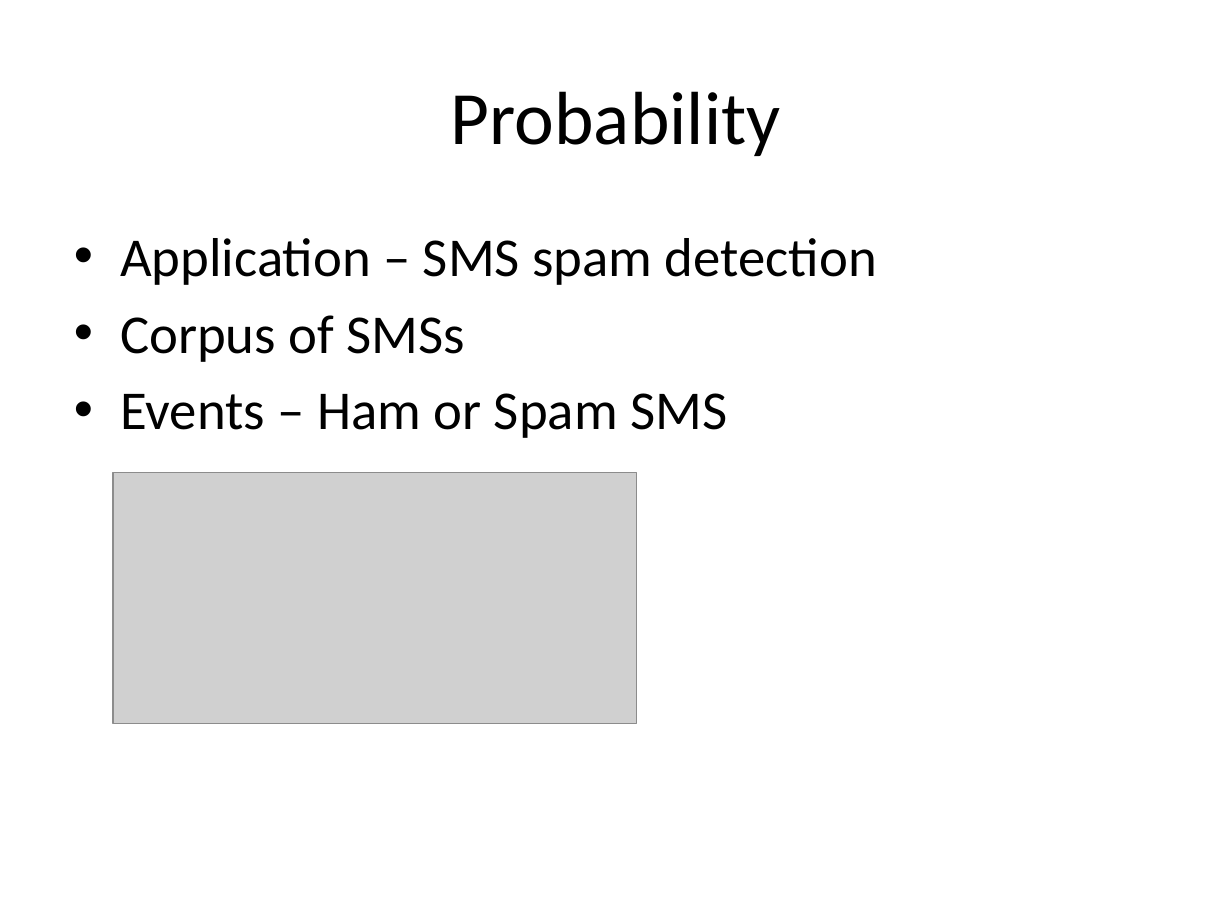
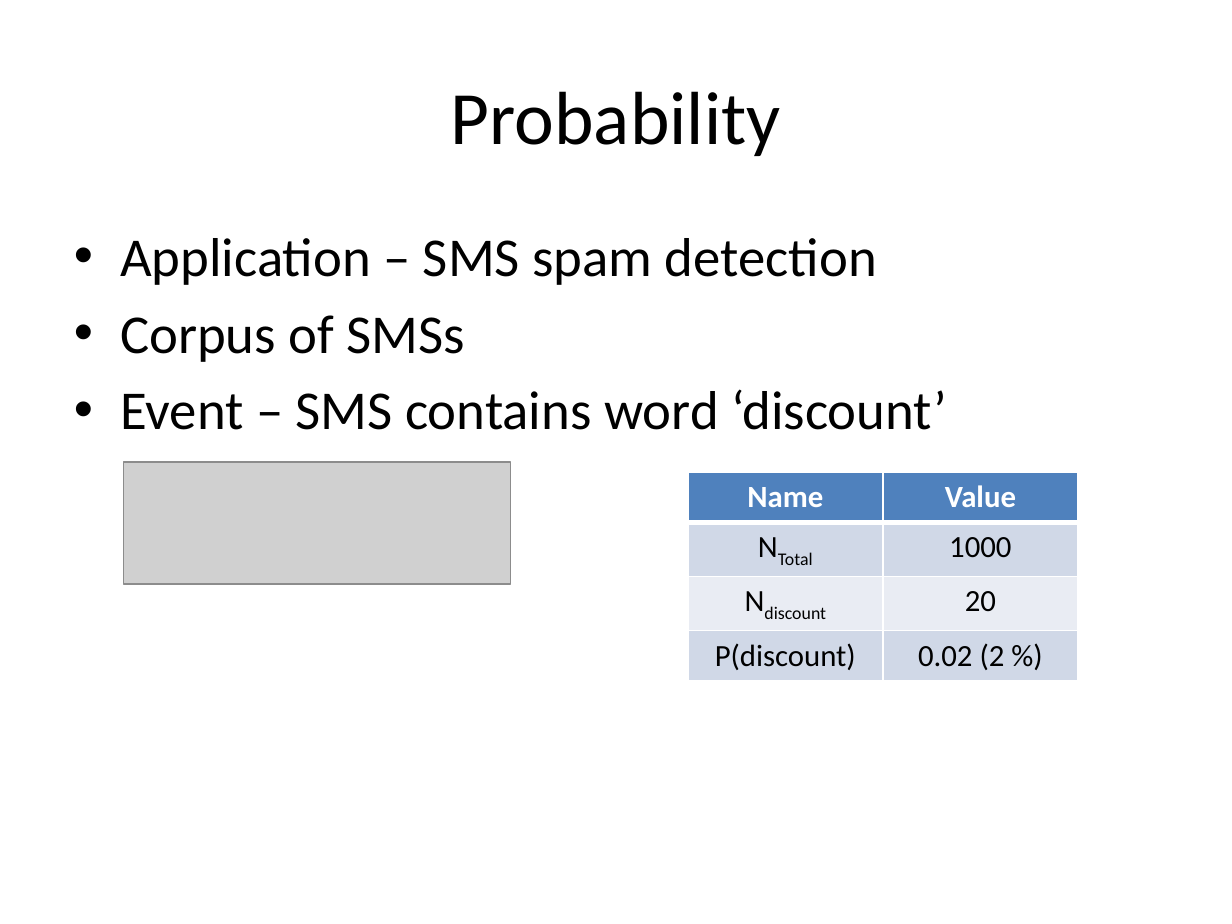
Before and after one commit to look4pritam/ArtificialIntelligence, a slide deck: slide 5 of MachineLearning/NaiveBayes/NaiveBayes.pptx (slide 4 before the commit). Drawn at 1232x924 pixels with LibreOffice and Linux fonts; fonts in the diff are those of the drawing; grey boxes stand for pictures. Boxes give left, top, right and bottom in pixels: in the first picture for what was removed or moved away, otherwise in the second. Text is boxed around its words. In the diff, an @@ line names an element or a change of style, - is before the commit and + after.

```diff
--- a/MachineLearning/NaiveBayes/NaiveBayes.pptx
+++ b/MachineLearning/NaiveBayes/NaiveBayes.pptx
@@ text at [120, 389, 947, 430]: text changed @@
-• Events – Ham or Spam SMS
+• Event – SMS contains word ‘discount’
@@ picture: place and size @@
-picture at [113, 472, 637, 723]
+picture at [123, 462, 510, 584]
@@ table added at [687, 472, 1077, 674], 4 rows, 2 columns @@
+Name | Value
+NTotal | 1000
+Ndiscount | 20
+P(discount) | 0.02 (2 %)
```
Also in this commit, not shown: 1 other slide changed.
